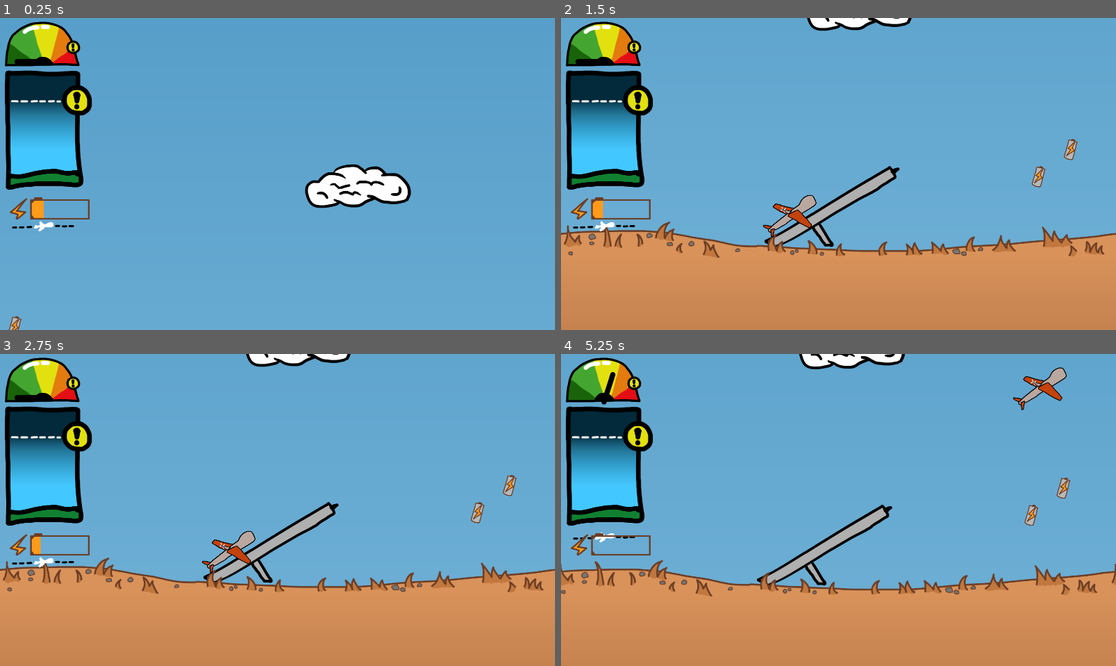
Above: before the commit, frames 1-4 (two rows, left to right).
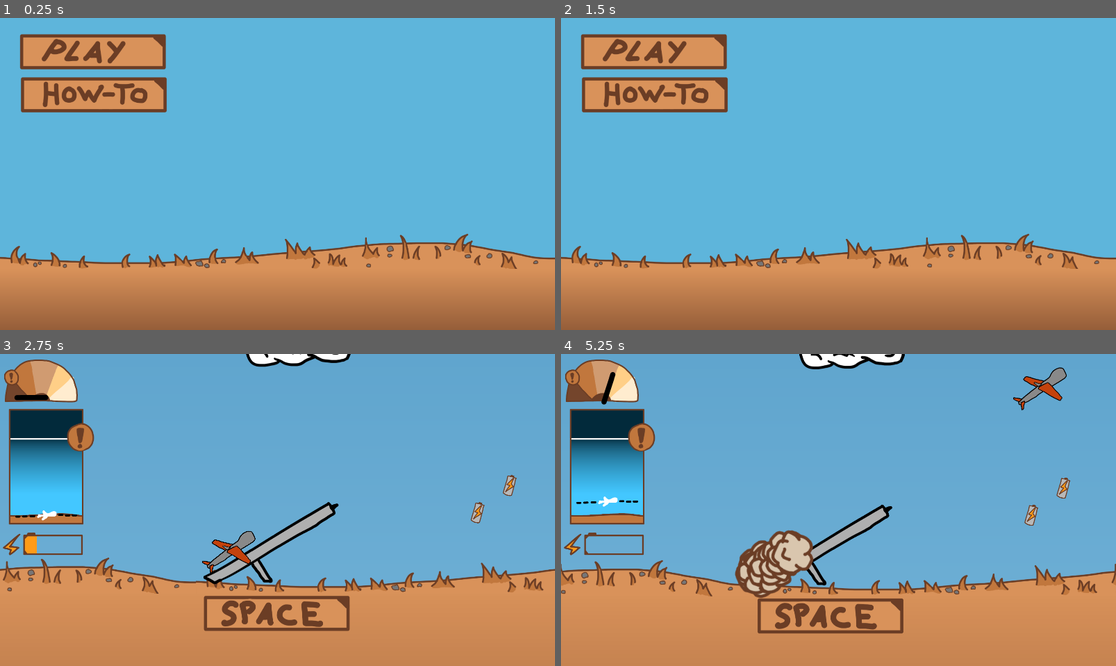
Above: after the commit, the same moments.

Repository: SirLich/ldjam-53
Game: Godot game, scene res://main_menu.tscn
Same seed, same stepped clock (60 frames per second), same inputs: the game is played once before the commit and once after it. Before the commit the project starts from res://game.tscn.
Inputs (mouse positions are in pixels of both pictures, inside the frame that each line leads up to):
- Up to frame 1 (0.25 s): no input
- Up to frame 2 (1.5 s): click (655, 96) at 0.52 s; click (594, 305) at 1.27 s
- Up to frame 3 (2.75 s): click (94, 388) at 2.02 s
- Up to frame 4 (5.25 s): tap Enter at 2.75 s; move the mouse to (960, 494) at 2.77 s; press the mouse at (960, 494) at 2.78 s; hold D 2.78-3.53 s; move the mouse to (727, 525) at 3.52 s; release the mouse at (727, 525) at 3.53 s; hold S 3.53-4.28 s; click (727, 525) at 3.6 s; move the mouse to (894, 441) at 4.27 s; press the mouse at (894, 441) at 4.28 s; hold D 4.28-5.03 s; tap Space (spacebar) at 4.35 s; move the mouse to (810, 572) at 5.02 s; release the mouse at (810, 572) at 5.03 s; hold W from 5.03 s (still down); tap F at 5.1 s

The runs differ from the first frame. In frame 1, 38% of the frame differs, in the area x 0-100%, y 1-100%; in frame 2, 28%; in frame 3, 6.0%; in frame 4, 7.9%.

Commit message:
Add particles and howto

Diff:
--- a/game.tscn
+++ b/game.tscn
@@ -41,9 +41,6 @@
 texture = ExtResource("2_t87kk")
 metadata/_edit_lock_ = true
 
-[node name="Launcher" parent="World" node_paths=PackedStringArray("drone") instance=ExtResource("4_gdlv2")]
-drone = NodePath("../../Drone")
-
 [node name="CanvasLayer" type="CanvasLayer" parent="."]
 
 [node name="Speedomiter" type="Control" parent="CanvasLayer"]
@@ -82,11 +79,12 @@
 [node name="HeightMeter" type="Control" parent="CanvasLayer"]
 layout_mode = 3
 anchors_preset = 0
-offset_left = 22.0
-offset_top = 56.0
-offset_right = 62.0
-offset_bottom = 96.0
+offset_left = 33.0
+offset_top = 63.0
+offset_right = 73.0
+offset_bottom = 103.0
 scale = Vector2(0.783563, 0.783563)
+metadata/_edit_group_ = true
 
 [node name="TextureRect" type="TextureRect" parent="CanvasLayer/HeightMeter"]
 layout_mode = 0
@@ -116,10 +114,10 @@
 
 [node name="TextureProgressBar" type="TextureProgressBar" parent="CanvasLayer/Battery"]
 layout_mode = 0
-offset_left = -22.9508
-offset_top = 13.1147
-offset_right = 489.049
-offset_bottom = 200.115
+offset_left = -62.2951
+offset_top = 9.83614
+offset_right = 449.705
+offset_bottom = 196.836
 value = 25.0
 texture_over = ExtResource("11_1tgmw")
 texture_progress = ExtResource("12_xpfe3")
@@ -144,3 +142,6 @@
 rotation = -0.572468
 world = NodePath("../World")
 metadata/_edit_lock_ = true
+
+[node name="Launcher" parent="." node_paths=PackedStringArray("drone") instance=ExtResource("4_gdlv2")]
+drone = NodePath("../Drone")
--- a/hud/HeighDial.gd
+++ b/hud/HeighDial.gd
@@ -1,5 +1,5 @@
 extends TextureRect
 
 func _process(delta):
-	position.y = remap(Global.get_height(), 0, Global.MAX_HEIGHT, 200, -200)
+	position.y = remap(Global.get_height(), 0, Global.MAX_HEIGHT, 70, -150)
 	print(Global.get_height())
--- /dev/null
+++ b/main_menu.gd
@@ -0,0 +1,19 @@
+extends Control
+
+
+# Called when the node enters the scene tree for the first time.
+func _ready():
+	pass # Replace with function body.
+
+
+# Called every frame. 'delta' is the elapsed time since the previous frame.
+func _process(delta):
+	pass
+
+
+func _on_play_button_button_up():
+	get_tree().change_scene_to_file("res://game.tscn")
+
+
+func _on_how_to_button_button_up():
+	get_tree().change_scene_to_file("res://rules.tscn")
--- a/main_menu.tscn
+++ b/main_menu.tscn
@@ -1,8 +1,11 @@
-[gd_scene load_steps=6 format=3 uid="uid://drqjb7tmj04h7"]
+[gd_scene load_steps=9 format=3 uid="uid://drqjb7tmj04h7"]
 
 [ext_resource type="Texture2D" uid="uid://dq3od6ekaa1ac" path="res://assets/ground_1.png" id="1_qjxu8"]
+[ext_resource type="Script" path="res://main_menu.gd" id="1_rlhge"]
 [ext_resource type="Texture2D" uid="uid://bgx2by8g7eyt8" path="res://assets/play_button.png" id="2_x6bhq"]
 [ext_resource type="Texture2D" uid="uid://dmo6mtpcjt8ku" path="res://assets/play_selected.png" id="3_2ldja"]
+[ext_resource type="Texture2D" uid="uid://cabh76vnddpyy" path="res://assets/how_to_button.png" id="4_uc2gh"]
+[ext_resource type="Texture2D" uid="uid://k143oia65g0p" path="res://assets/how_to_pressed.png" id="5_fpvdf"]
 
 [sub_resource type="Gradient" id="Gradient_1nuv3"]
 colors = PackedColorArray(0.85098, 0.572549, 0.352941, 1, 0.419608, 0.239216, 0.145098, 1)
@@ -19,6 +22,7 @@
 anchor_bottom = 1.0
 grow_horizontal = 2
 grow_vertical = 2
+script = ExtResource("1_rlhge")
 
 [node name="TextureRect" type="TextureRect" parent="."]
 layout_mode = 0
@@ -28,13 +32,14 @@
 texture = ExtResource("1_qjxu8")
 
 [node name="ColorRect" type="TextureRect" parent="."]
+layout_mode = 0
 offset_left = -228.0
 offset_top = 869.0
 offset_right = 2079.0
 offset_bottom = 1217.0
 texture = SubResource("GradientTexture2D_q3ai6")
 
-[node name="TextureButton" type="TextureButton" parent="."]
+[node name="PlayButton" type="TextureButton" parent="."]
 layout_mode = 0
 offset_left = 66.0
 offset_top = 52.0
@@ -42,3 +47,14 @@
 offset_bottom = 180.0
 texture_normal = ExtResource("2_x6bhq")
 texture_hover = ExtResource("3_2ldja")
+
+[node name="HowToButton" type="TextureButton" parent="."]
+offset_left = 69.0
+offset_top = 201.0
+offset_right = 581.0
+offset_bottom = 329.0
+texture_normal = ExtResource("4_uc2gh")
+texture_hover = ExtResource("5_fpvdf")
+
+[connection signal="button_up" from="PlayButton" to="." method="_on_play_button_button_up"]
+[connection signal="button_up" from="HowToButton" to="." method="_on_how_to_button_button_up"]
--- a/project.godot
+++ b/project.godot
@@ -11,7 +11,7 @@
 [application]
 
 config/name="Ldjam-53"
-run/main_scene="res://game.tscn"
+run/main_scene="res://main_menu.tscn"
 config/features=PackedStringArray("4.0", "Forward Plus")
 config/icon="res://icon.svg"
 
--- /dev/null
+++ b/rules.gd
@@ -0,0 +1,15 @@
+extends Control
+
+
+# Called when the node enters the scene tree for the first time.
+func _ready():
+	pass # Replace with function body.
+
+
+# Called every frame. 'delta' is the elapsed time since the previous frame.
+func _process(delta):
+	pass
+
+
+func _on_back_button_button_up():
+	get_tree().change_scene_to_file("res://main_menu.tscn")
--- /dev/null
+++ b/rules.tscn
@@ -0,0 +1,31 @@
+[gd_scene load_steps=5 format=3 uid="uid://xk6e8v310eq8"]
+
+[ext_resource type="Texture2D" uid="uid://2lt4wvumsq6r" path="res://assets/rules.png" id="1_7fj7p"]
+[ext_resource type="Script" path="res://rules.gd" id="1_b7c8v"]
+[ext_resource type="Texture2D" uid="uid://c34glp2hnyevg" path="res://assets/back_button.png" id="2_jnxf3"]
+[ext_resource type="Texture2D" uid="uid://orulf3trderm" path="res://assets/back_button_selected.png" id="3_x4rbj"]
+
+[node name="Rules" type="Control"]
+layout_mode = 3
+anchors_preset = 15
+anchor_right = 1.0
+anchor_bottom = 1.0
+grow_horizontal = 2
+grow_vertical = 2
+script = ExtResource("1_b7c8v")
+
+[node name="TextureRect" type="TextureRect" parent="."]
+layout_mode = 0
+offset_right = 40.0
+offset_bottom = 40.0
+texture = ExtResource("1_7fj7p")
+
+[node name="BackButton" type="TextureButton" parent="."]
+offset_left = -148.0
+offset_top = 933.0
+offset_right = 364.0
+offset_bottom = 1061.0
+texture_normal = ExtResource("2_jnxf3")
+texture_hover = ExtResource("3_x4rbj")
+
+[connection signal="button_up" from="BackButton" to="." method="_on_back_button_button_up"]
--- a/scenes/drone/drone.gd
+++ b/scenes/drone/drone.gd
@@ -2,14 +2,14 @@
 class_name Drone
 
 # Constants
-var ROTATION_SPEED = 1
-var FRICTION = 50
+var ROTATION_SPEED = 2
+var FRICTION = 75
 var STALL_FRICTION = 20
 var ANGLE_FRICTION = 150
 var STALL_SPEED = 200
 var GRAVITY = 150
 var STALL_GRAVITY = 800
-var BOOST_SPEED = 500
+var BOOST_SPEED = 175
 var BATTERY_DRAIN = 25
 
 # Variables
@@ -21,6 +21,7 @@
 var current_speed = 0
 
 @onready var audio = $AudioStreamPlayer2D
+@onready var cpu_particles_2d = $CPUParticles2D
 
 @onready var area = $Area
 @onready var pcam : PhantomCamera2D = $Pcam
@@ -61,11 +62,14 @@
 	if not boost and Global.battery > 0:
 		boost = true
 		audio.volume_db = 15
+		cpu_particles_2d.emitting = true
 
 func stop_boost():
 	if boost:
+		cpu_particles_2d.emitting = false
 		boost = false
 		audio.volume_db = 1
+
 
 func _process(delta):
 	for ar in area.get_overlapping_areas():
--- a/scenes/drone/drone.tscn
+++ b/scenes/drone/drone.tscn
@@ -6,6 +6,7 @@
 [ext_resource type="Script" path="res://addons/phantom_camera/scripts/phantom_camera/phantom_camera_2D.gd" id="3_s0noo"]
 [ext_resource type="Script" path="res://addons/phantom_camera/scripts/resources/tween_resource.gd" id="3_xvibx"]
 [ext_resource type="AudioStream" uid="uid://wrdc3b1wwf2a" path="res://sounds/untitled.wav" id="6_6mjga"]
+[ext_resource type="Texture2D" uid="uid://h851x0yitllx" path="res://assets/smoke.png" id="7_o7422"]
 
 [sub_resource type="Resource" id="Resource_daekj"]
 script = ExtResource("3_xvibx")
@@ -16,6 +17,11 @@
 [sub_resource type="CapsuleShape2D" id="CapsuleShape2D_i0rko"]
 radius = 18.9999
 height = 213.999
+
+[sub_resource type="Curve" id="Curve_jqj2r"]
+max_value = 2.0
+_data = [Vector2(0.00171233, 0.227273), 0.0, 0.0, 0, 0, Vector2(0.77911, 2), 0.0, 0.0, 0, 0]
+point_count = 2
 
 [node name="Drone" type="Node2D"]
 script = ExtResource("1_0dw7l")
@@ -50,3 +56,18 @@
 [node name="AudioStreamPlayer2D" type="AudioStreamPlayer2D" parent="."]
 stream = ExtResource("6_6mjga")
 pitch_scale = 0.52
+
+[node name="CPUParticles2D" type="CPUParticles2D" parent="."]
+position = Vector2(-103, -1)
+emitting = false
+amount = 75
+texture = ExtResource("7_o7422")
+direction = Vector2(-1, 0)
+spread = 45.5
+gravity = Vector2(0, 0)
+initial_velocity_max = 28.88
+angular_velocity_min = -263.53
+angular_velocity_max = 503.53
+scale_amount_curve = SubResource("Curve_jqj2r")
+hue_variation_min = -0.09
+hue_variation_max = 0.81
--- a/scenes/launcher/launcher.tscn
+++ b/scenes/launcher/launcher.tscn
@@ -1,9 +1,10 @@
-[gd_scene load_steps=5 format=3 uid="uid://d1mgyajq1ivqs"]
+[gd_scene load_steps=6 format=3 uid="uid://d1mgyajq1ivqs"]
 
 [ext_resource type="Texture2D" uid="uid://bnq1hgvaqhwse" path="res://assets/launcher.png" id="1_271br"]
 [ext_resource type="Script" path="res://scenes/launcher/launcher.gd" id="1_twho1"]
 [ext_resource type="Script" path="res://addons/phantom_camera/scripts/phantom_camera/phantom_camera_2D.gd" id="2_qdql8"]
 [ext_resource type="AudioStream" uid="uid://crqa18fonqsw5" path="res://sounds/launch.wav" id="4_e1pw1"]
+[ext_resource type="Texture2D" uid="uid://b567n46fqv0ra" path="res://assets/space_hint.png" id="5_fqf52"]
 
 [node name="Launcher" type="Node2D"]
 position = Vector2(276, 818)
@@ -24,3 +25,7 @@
 stream = ExtResource("4_e1pw1")
 volume_db = 3.822
 pitch_scale = 0.21
+
+[node name="Sprite2D" type="Sprite2D" parent="."]
+position = Vector2(-2, 357)
+texture = ExtResource("5_fqf52")
--- a/scenes/tile/tile.tscn
+++ b/scenes/tile/tile.tscn
@@ -1,8 +1,7 @@
-[gd_scene load_steps=11 format=3 uid="uid://x2oc338rv3ul"]
+[gd_scene load_steps=10 format=3 uid="uid://x2oc338rv3ul"]
 
 [ext_resource type="Script" path="res://scenes/tile/tile.gd" id="1_baxb0"]
 [ext_resource type="PackedScene" uid="uid://cltoxd5aa63go" path="res://scenes/pill/pill.tscn" id="3_npa77"]
-[ext_resource type="PackedScene" uid="uid://pvqa1wvqcjnb" path="res://scenes/package/package.tscn" id="4_7tyam"]
 [ext_resource type="Texture2D" uid="uid://dq3od6ekaa1ac" path="res://assets/ground_1.png" id="5_iqcxt"]
 [ext_resource type="Texture2D" uid="uid://b1xexggxkheol" path="res://assets/target.png" id="5_yc76t"]
 
@@ -37,9 +36,6 @@
 
 [node name="Pill2" parent="." instance=ExtResource("3_npa77")]
 position = Vector2(1083, -343)
-
-[node name="Package" parent="." instance=ExtResource("4_7tyam")]
-position = Vector2(1427, -289)
 
 [node name="Target" type="Node2D" parent="."]
 position = Vector2(1427, -289)
Binary file added: assets/back_button.png
Not shown, added: assets/back_button.png.import
Binary file added: assets/back_button_selected.png
Not shown, added: assets/back_button_selected.png.import
Binary file added: assets/done.png
Not shown, added: assets/done.png.import
Binary file changed: assets/heigh_meter.png
Binary file changed: assets/how_to_pressed.png
Binary file changed: assets/play_selected.png
Binary file added: assets/rules.png
Not shown, added: assets/rules.png.import
Binary file added: assets/space_hint.png
(and 12 more such lines)
